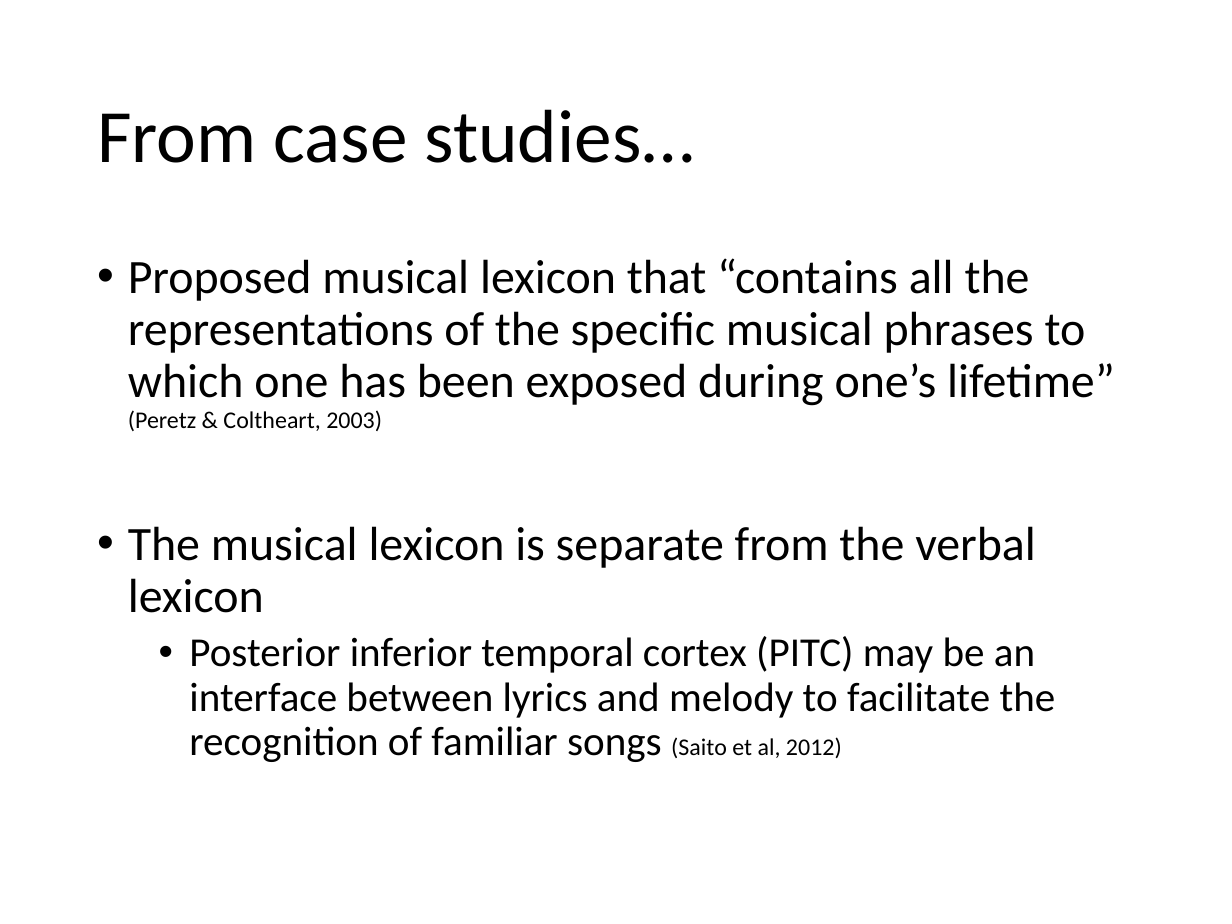
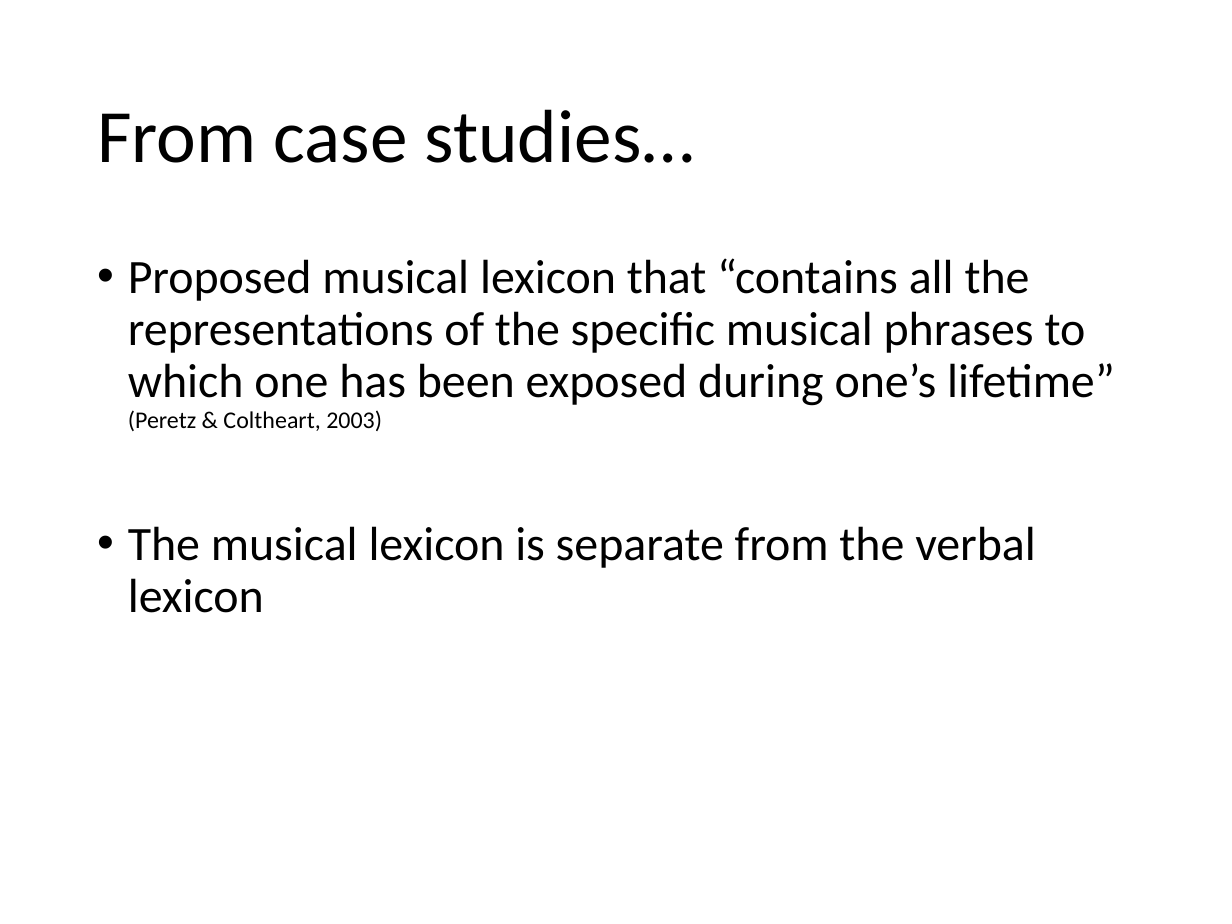
Before and after one commit to asternin/PhDProject, a slide deck: slide 4 of Proposal/2017.06.21-ProposalPresentation.pptx. Drawn at 1232x924 pixels with LibreOffice and Linux fonts; fonts in the diff are those of the drawing. Boxes give left, top, right and bottom in pixels: in the first picture for what was removed or moved away, otherwise in the second. Text is boxed around its words. In the diff, an @@ line names an element or a change of style, - is before the commit and + after.

```diff
--- a/Proposal/2017.06.21-ProposalPresentation.pptx
+++ b/Proposal/2017.06.21-ProposalPresentation.pptx
@@ text at <box>189,636,1056,762</box>: paragraph removed @@
-  • Posterior inferior temporal cortex (PITC) may be an interface between lyrics and melody to facilitate the recognition of familiar songs (Saito et al, 2012)
```
Also in this commit, not shown: 1 other slide changed, 8 other files.
